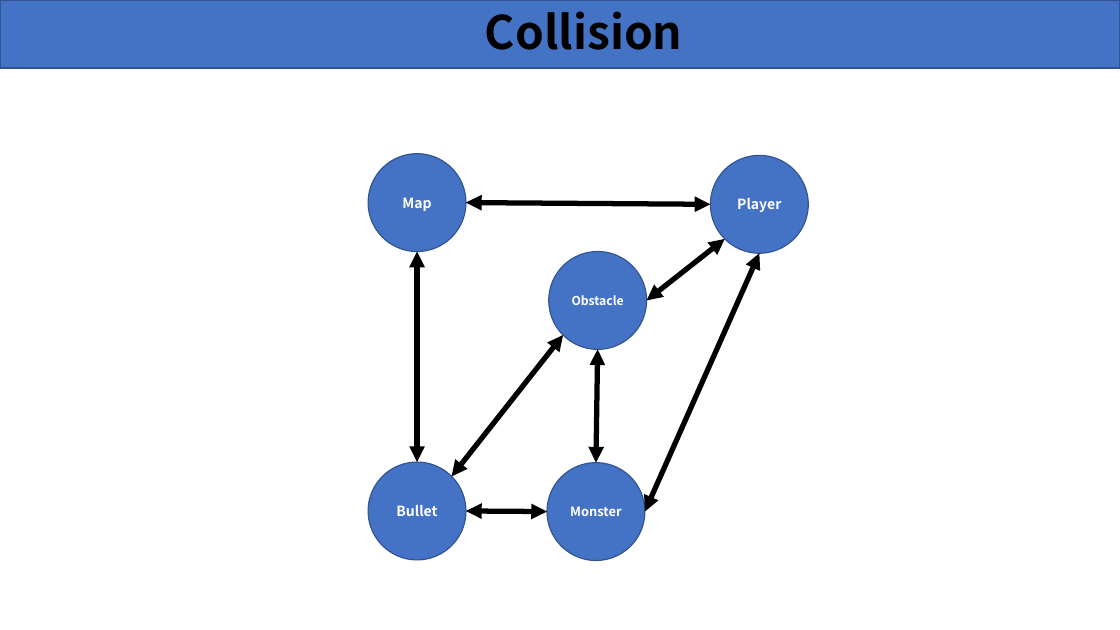
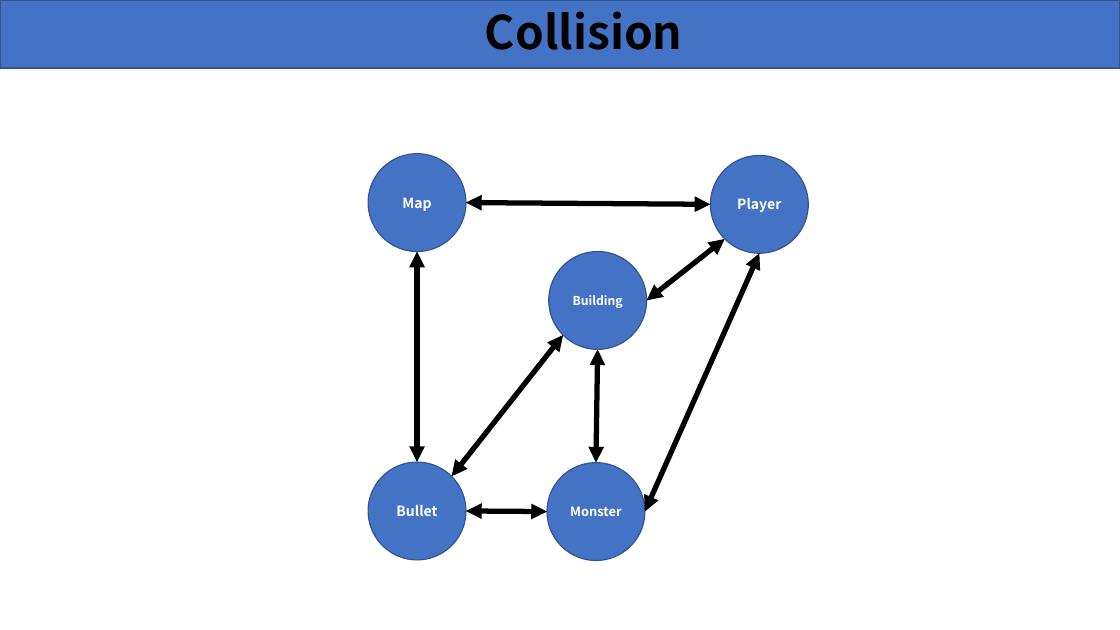
Before and after one commit to SaintPingu/TermProject_ComputerGraphics, a slide deck: slide 5 of Documents/framework.pptx. Drawn at 1120x630 pixels with LibreOffice and Linux fonts; fonts in the diff are those of the drawing. Boxes give left, top, right and bottom in pixels: in the first picture for what was removed or moved away, otherwise in the second. Text is boxed around its words. In the diff, an @@ line names an element or a change of style, - is before the commit and + after.

Commit message:
add building (no collision detection)

```diff
--- a/Documents/framework.pptx
+++ b/Documents/framework.pptx
@@ text in ellipse at [573, 295, 623, 308]: text changed @@
-Obstacle
+Building
```
Also in this commit, not shown: 22 other files.
